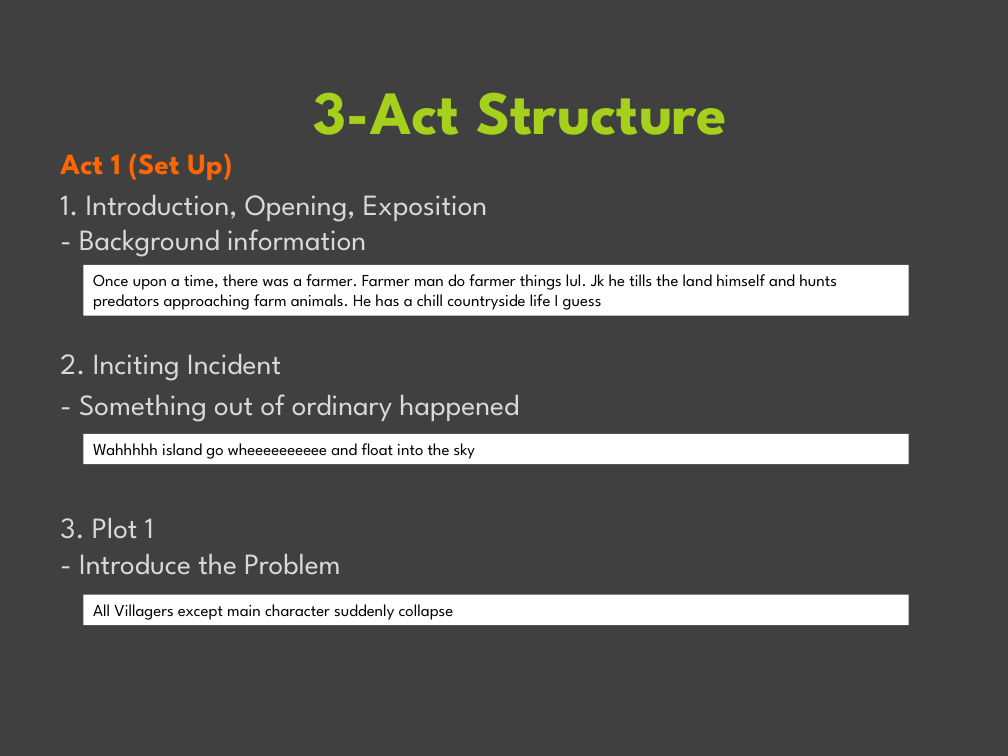
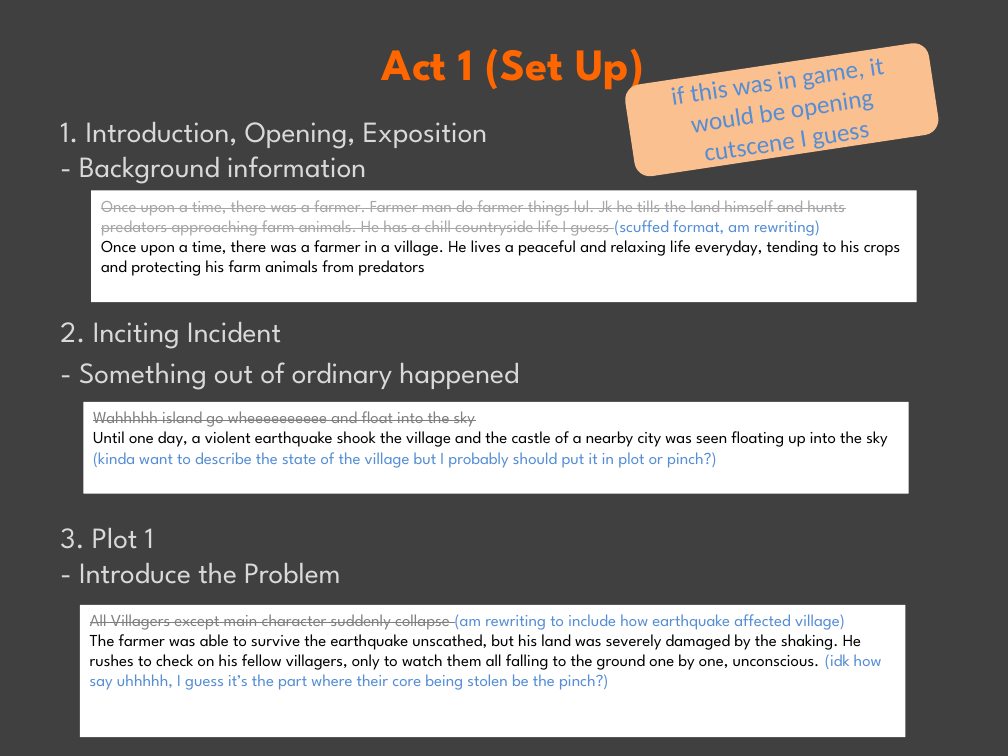
Before and after one commit to FMLneverlucky/2024-sem-1, a slide deck: slide 2 of story creation/assignment submission/DM1374_GSTORY_3-ActTemplate (submission).pptx. Drawn at 1008x756 pixels with LibreOffice and Linux fonts; fonts in the diff are those of the drawing; background and template pictures are left out. Boxes give left, top, right and bottom in pixels: in the first picture for what was removed or moved away, otherwise in the second. Text is boxed around its words. In the diff, an @@ line names an element or a change of style, - is before the commit and + after.

Commit message:
saving story creation progress + important msg
apparently today is meant to be iwp alpha build presentation :DDDD
guess who didnt touch anything ahahahahhahahah
anyways im dead BUT i can still post other milestone dates
milestone 1: proposal + pitch (overdue)
milestone 2: project progress (alpha build) + game design (overdue)
milestone 3: test plan + play test report + beta build (due wk 14)
milestone 4: final presentation + tdd + gdd + final build + source code (due wk 17, ABSOLUTE DEADLINE)
reminder: ITS FUCKIN WEEK 8
and im still alive haha ::::)))))
how have i managed to survive until now
how did i even make it past pri n sec sch
i dont deserve to have made it this far with the quality of work i submit and the amount of late work
hahahahahahahahahahahahahahahahhah

```diff
--- a/story creation/assignment submission/DM1374_GSTORY_3-ActTemplate (submission).pptx
+++ b/story creation/assignment submission/DM1374_GSTORY_3-ActTemplate (submission).pptx
@@ text at box(382, 49, 643, 94): text changed; size 44 to 32 pt; text colour #A5D11C to #FF6600 @@
-3-Act Structure
+Act 1 (Set Up)
@@ rounded rectangle added at box(623, 41, 941, 179), fill #FAC090, 18 pt, text #558ED5 @@
+if this was in game, it would be opening cutscene I guess
@@ text "1. Introduction, Opening, Exposition - ...": place and size @@
-text "1. Introduction, Opening, Exposition - ..." at box(60, 153, 519, 575)
+text "1. Introduction, Opening, Exposition - ..." at box(60, 122, 519, 584)
@@ text at box(60, 153, 232, 180): paragraph removed @@
-Act 1 (Set Up)
@@ rectangle "Once upon a time, there ...": place and size @@
-rectangle "Once upon a time, there ..." at box(84, 265, 909, 316)
+rectangle "Once upon a time, there ..." at box(92, 191, 917, 302)
@@ text in rectangle at box(101, 200, 901, 276): text changed; text colour #000000 to #A6A6A6 @@
-Once upon a time, there was a farmer. Farmer man do farmer things lul. Jk he tills the land himself and hunts predators approaching farm animals. He has a chill countryside life I guess
+Once upon a time, there was a farmer. Farmer man do farmer things lul. Jk he tills the land himself and hunts predators approaching farm animals. He has a chill countryside life I guess (scuffed format, am rewriting)
+Once upon a time, there was a farmer in a village. He lives a peaceful and relaxing life everyday, tending to his crops and protecting his farm animals from predators
@@ rectangle "Wahhhhh island go wheeeeeeeeee and ...": place and size @@
-rectangle "Wahhhhh island go wheeeeeeeeee and ..." at box(84, 433, 909, 464)
+rectangle "Wahhhhh island go wheeeeeeeeee and ..." at box(84, 402, 909, 494)
@@ text in rectangle at box(93, 411, 475, 427): text colour #000000 to #808080, strikethrough on in "Wahhhhh island go wheeeeeeeeee and float into ..." @@
@@ text in rectangle at box(93, 431, 887, 468): paragraph added @@
+Until one day, a violent earthquake shook the village and the castle of a nearby city was seen floating up into the sky (kinda want to describe the state of the village but I probably should put it in plot or pinch?)
@@ rectangle "All Villagers except main character ...": place and size @@
-rectangle "All Villagers except main character ..." at box(84, 595, 909, 625)
+rectangle "All Villagers except main character ..." at box(80, 605, 905, 737)
@@ text in rectangle at box(90, 614, 882, 690): text changed @@
-All Villagers except main character suddenly collapse
+All Villagers except main character suddenly collapse (am rewriting to include how earthquake affected village)
+The farmer was able to survive the earthquake unscathed, but his land was severely damaged by the shaking. He rushes to check on his fellow villagers, only to watch them all falling to the ground one by one, unconscious. (idk how say uhhhhh, I guess it’s the part where their core being stolen be the pinch?)
```
Also in this commit, not shown: 1 other slide changed, 2 slides added, 1 slide removed, 3 other files.
